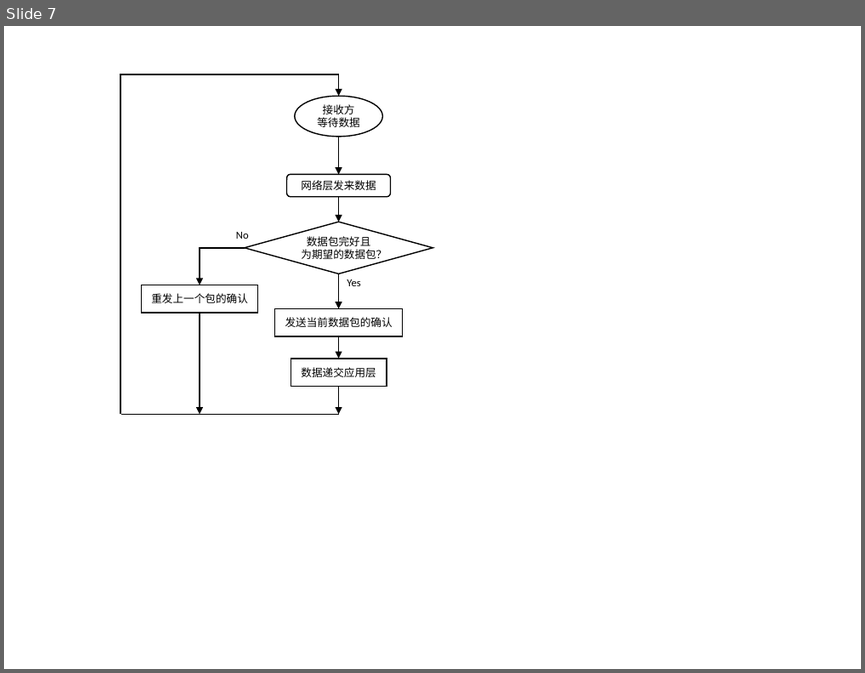
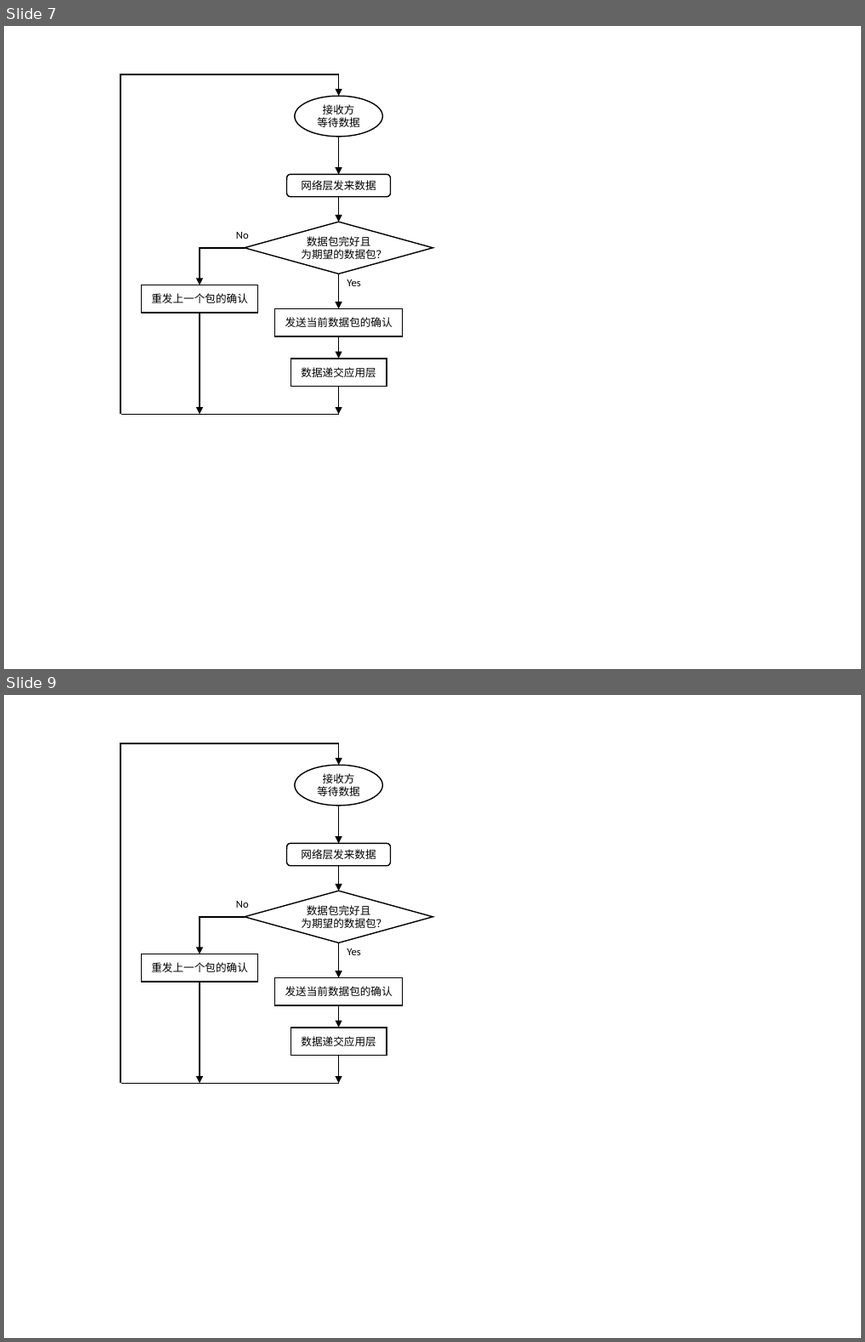
Before and after one commit to smdsbz/computer-networks-experiment, a slide deck: flowcharts.pptx. Shown one above the other, each under a label of ours: slide 7 before the commit, slides 7 and 9 after it; the slides between them are not shown. The pictures are 865x673 and 865x1342 pixels, drawn with LibreOffice and Linux fonts; fonts in the diff are those of the drawing. Boxes give left, top, right and bottom in pixels: in the first picture for what was removed or moved away, otherwise in the second. Text is boxed around its words. In the diff, an @@ line names an element or a change of style, - is before the commit and + after.

```diff
--- a/flowcharts.pptx
+++ b/flowcharts.pptx
@@ slide 9 added at box(4, 695, 861, 1338), background #FFFFFF @@
@@ group added at box(120, 743, 433, 1083): 6 arrows, 3 rectangles, 2 elbow arrows, 2 texts, 1 ellipse, 1 rounded rectangle, 1 diamond, 1 line @@
+接收方
+等待数据
+网络层发来数据
+数据包完好且
+为期望的数据包？
+重发上一个包的确认
+No
+Yes
+发送当前数据包的确认
+数据递交应用层
```
Also in this commit, not shown: 1 other slide added, 7 other files.
